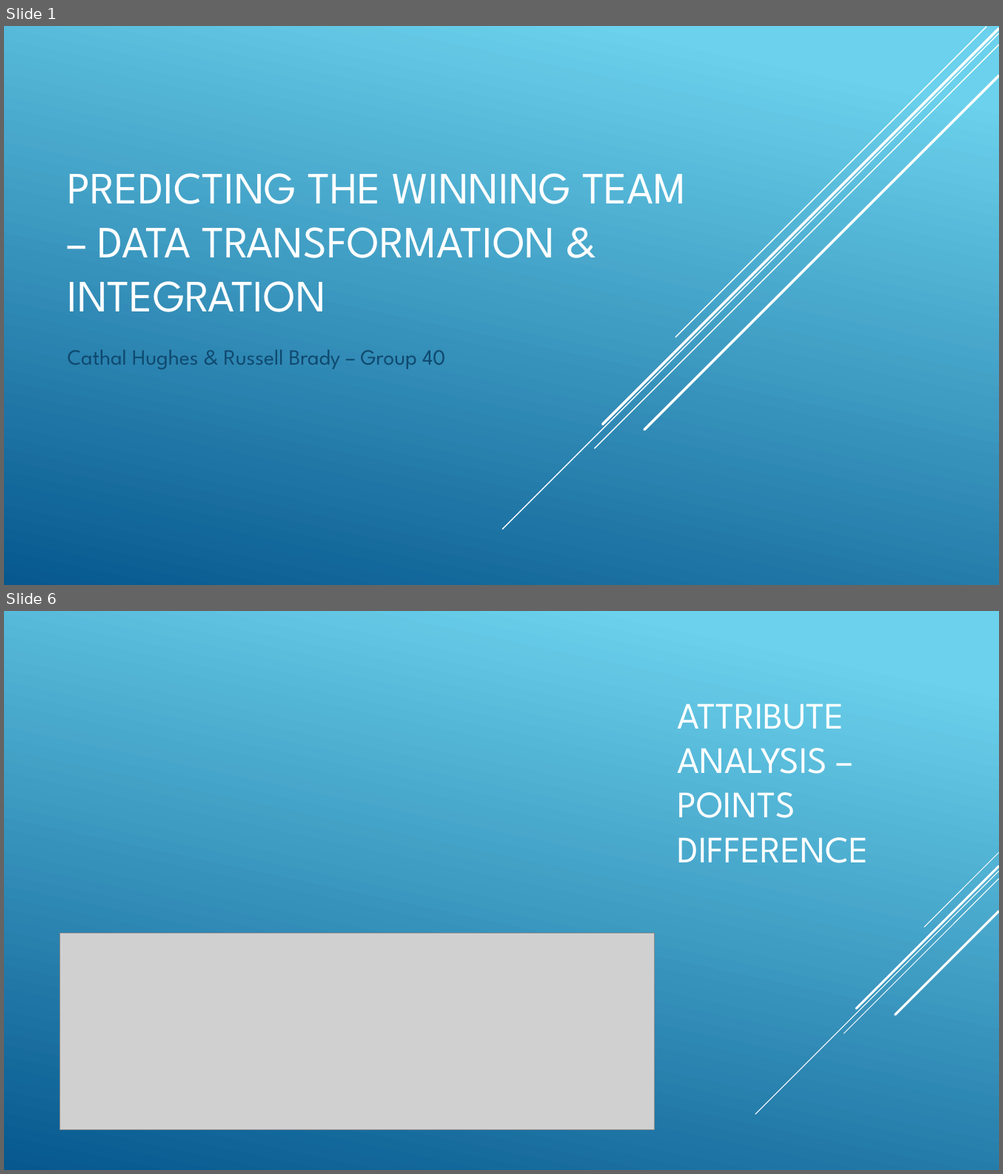
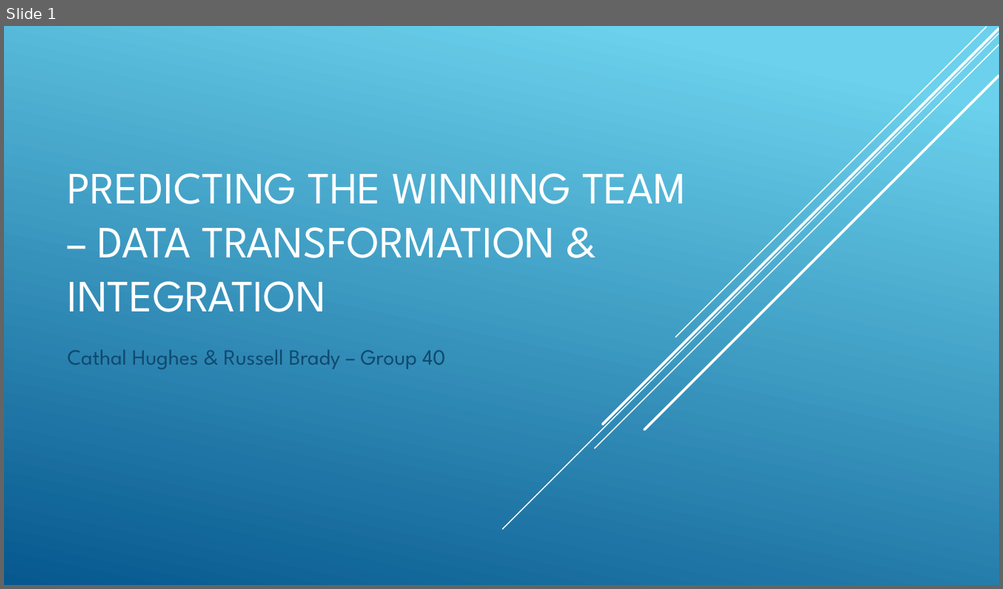
Before and after one commit to russell-brady/data-mining, a slide deck: Documents/WorkshopGroup40.pptx. Shown one above the other, each under a label of ours: slides 1 and 6 before the commit, slide 1 after it; the slides between them are not shown. The pictures are 1003x1174 and 1003x589 pixels, drawn with LibreOffice and Linux fonts; fonts in the diff are those of the drawing; grey boxes stand for pictures. Boxes give left, top, right and bottom in pixels: in the first picture for what was removed or moved away, otherwise in the second. Text is boxed around its words. In the diff, an @@ line names an element or a change of style, - is before the commit and + after.

```diff
--- a/Documents/WorkshopGroup40.pptx
+++ b/Documents/WorkshopGroup40.pptx
@@ slide 6 removed at <box>4,611,999,1170</box>, background gradient #6ED2EB to #06588E @@
@@ title removed at <box>677,703,868,863</box> @@
-ATTRIBUTE ANALYSIS – POINTS DIFFERENCE
@@ group removed at <box>755,853,999,1115</box>: 5 lines @@
@@ picture removed at <box>60,934,654,1131</box> @@
```
Also in this commit, not shown: 6 slides changed, 2 slides added, 1 other slide removed, 13 other files.
